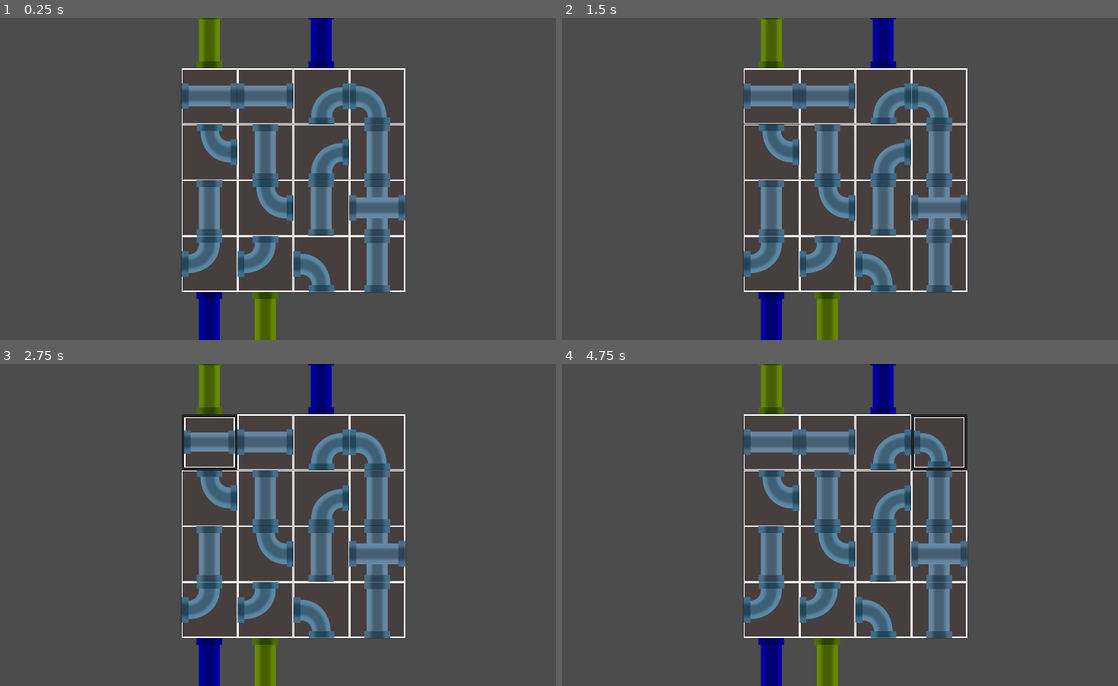
Above: before the commit, frames 1-4 (two rows, left to right).
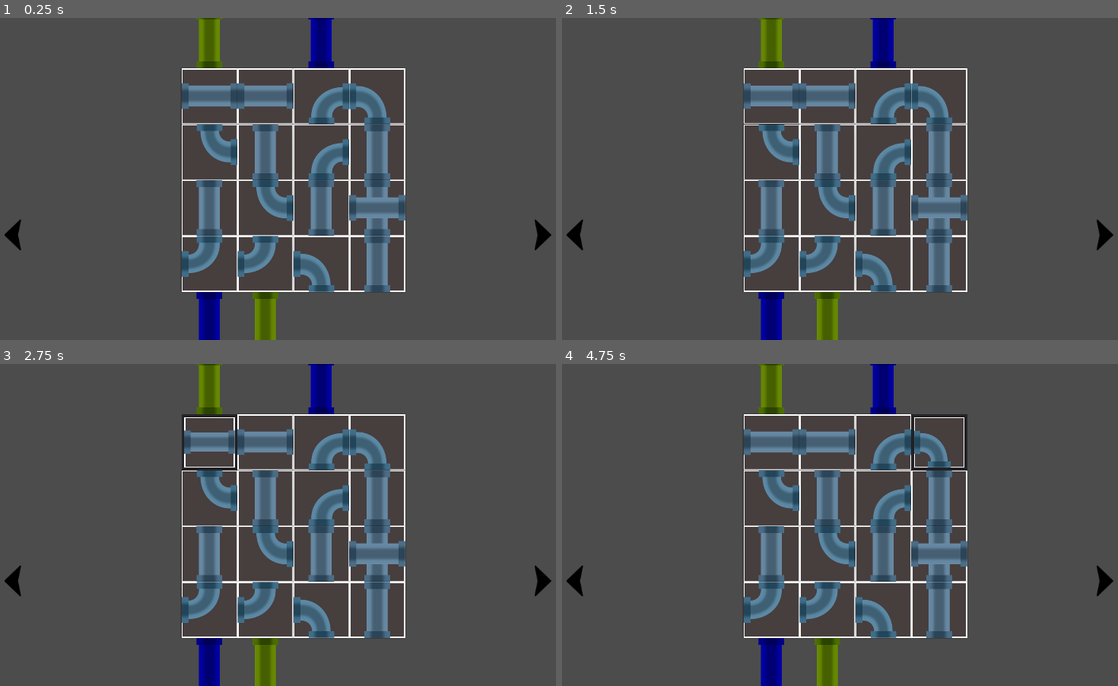
Above: after the commit, the same moments.

Repository: romanzes/godot-escape-room
Game: Godot game, scene res://pipes2/PipePuzzle.tscn
Same seed, same stepped clock (60 frames per second), same inputs: the game is played once before the commit and once after it. This scene is started directly instead of the project's main scene.
Inputs (mouse positions are in pixels of both pictures, inside the frame that each line leads up to):
- Up to frame 1 (0.25 s): no input
- Up to frame 2 (1.5 s): click (773, 95) at 0.52 s; click (773, 95) at 1.27 s
- Up to frame 3 (2.75 s): click (211, 441) at 2.02 s
- Up to frame 4 (4.75 s): tap Enter at 2.75, 4.25 s; move the mouse to (995, 508) at 2.77 s; click (995, 508) at 2.92 s; tap Space at 3.5 s; move the mouse to (739, 541) at 3.52 s; click (739, 541) at 3.67 s; move the mouse to (917, 454) at 4.27 s; click (917, 454) at 4.42 s

The runs differ from the first frame. In frame 1, 0.3% of the frame differs, in the area x 0-100%, y 62-73%; in frame 2, 0.3%; in frame 3, 0.3%; in frame 4, 0.3%.

Commit message:
The ability to leave the pipe puzzle

Diff:
--- a/pipes2/PipePuzzle.tscn
+++ b/pipes2/PipePuzzle.tscn
@@ -1,7 +1,10 @@
-[gd_scene load_steps=3 format=2]
+[gd_scene load_steps=6 format=2]
 
 [ext_resource path="res://pipes2/PipePuzzle.gd" type="Script" id=1]
 [ext_resource path="res://images/pipe_straight.png" type="Texture" id=2]
+[ext_resource path="res://Teleport.tscn" type="PackedScene" id=3]
+[ext_resource path="res://images/arrow_right.png" type="Texture" id=4]
+[ext_resource path="res://images/arrow_left.png" type="Texture" id=5]
 
 [node name="Node2D" type="Node2D"]
 script = ExtResource( 1 )
@@ -39,3 +42,13 @@
 scale = Vector2( 0.5, 0.5 )
 texture = ExtResource( 2 )
 centered = false
+
+[node name="ArrowLeft" parent="." instance=ExtResource( 3 )]
+position = Vector2( 36, 388 )
+texture = ExtResource( 5 )
+scene_path = "res://Wall1.tscn"
+
+[node name="ArrowRight" parent="." instance=ExtResource( 3 )]
+position = Vector2( 984, 388 )
+texture = ExtResource( 4 )
+scene_path = "res://Wall1.tscn"
